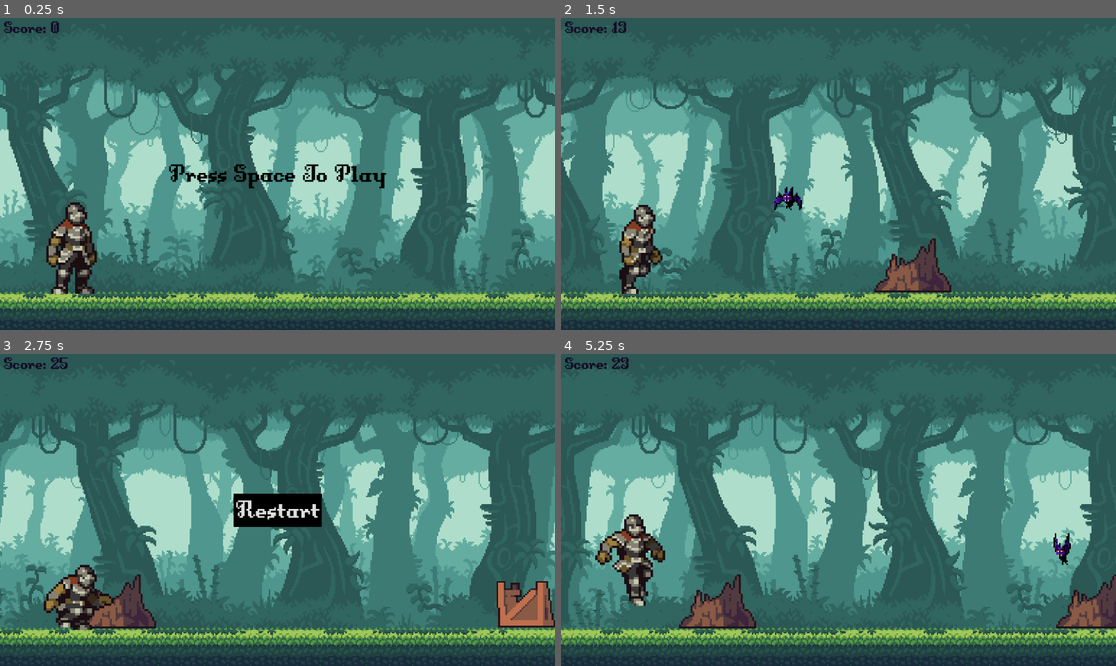
Above: before the commit, frames 1-4 (two rows, left to right).
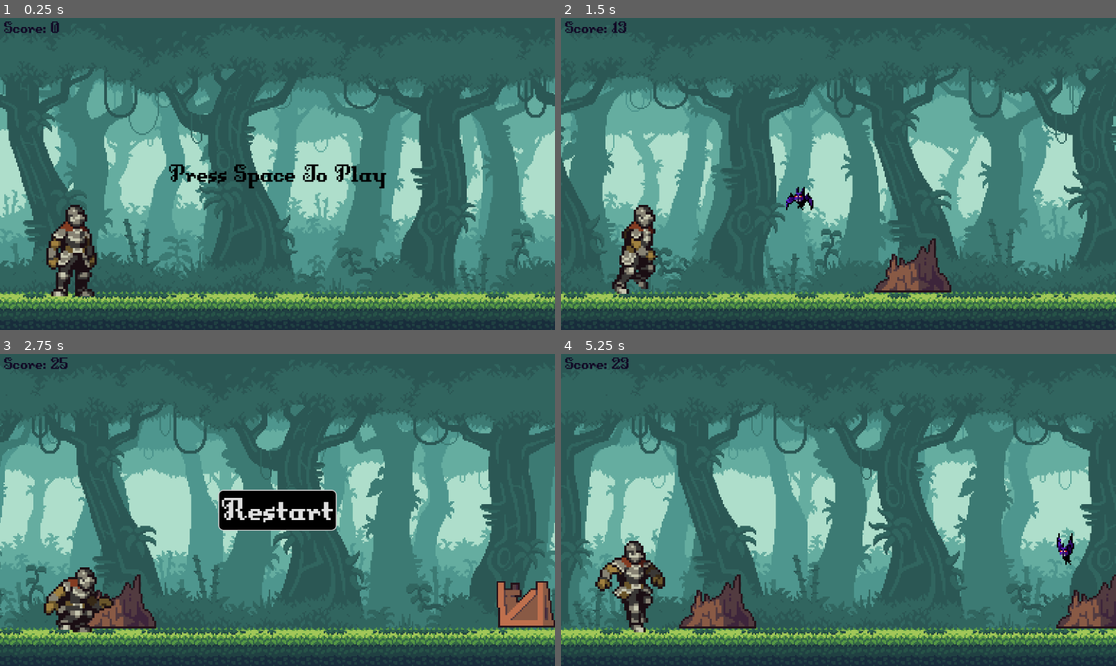
Above: after the commit, the same moments.

Repository: taegonpark/late-knights
Game: Godot game, scene res://scenes/main.tscn
Two runs of this game, one before a commit and one after it. Both use one fixed random seed, a clock stepped at 60 frames per second and the inputs below.
Inputs:
- Up to frame 1 (0.25 s): no input
- Up to frame 2 (1.5 s): tap Space at 0.5 s; tap Enter (ui_accept) at 0.77 s
- Up to frame 3 (2.75 s): tap Enter (ui_accept) at 1.52 s; hold Down (ui_down) from 2.03 s (still down)
- Up to frame 4 (5.25 s): release Down (ui_down) at 2.75 s; click "Restart" at 2.75 s; tap Space at 3.5 s; tap Enter (ui_accept) at 3.77, 4.52 s; hold Down (ui_down) from 5.03 s (still down)

The runs differ from the first frame. In frame 1, 1.1% of the frame differs, in the area x 8-18%, y 59-90%; in frame 2, 1.4%; in frame 3, 2.5%; in frame 4, 2.7%, in the area x 6-93%, y 51-90%.

Commit message:
Game speed increases over time, improved game over button

Diff:
--- a/default_bus_layout.tres
+++ b/default_bus_layout.tres
@@ -1,6 +1,7 @@
 [gd_resource type="AudioBusLayout" format=3 uid="uid://dtkkh8xfyxbka"]
 
 [resource]
+bus/0/volume_db = -32.9912
 bus/1/name = &"Music"
 bus/1/solo = false
 bus/1/mute = false
@@ -11,5 +12,5 @@
 bus/2/solo = false
 bus/2/mute = false
 bus/2/bypass_fx = false
-bus/2/volume_db = 0.464998
+bus/2/volume_db = -8.00903
 bus/2/send = &"Master"
--- a/scenes/bat.tscn
+++ b/scenes/bat.tscn
@@ -1,6 +1,6 @@
 [gd_scene load_steps=14 format=3 uid="uid://cbbesk6kem5l0"]
 
-[ext_resource type="Script" path="res://scenes/bat.gd" id="1_fk274"]
+[ext_resource type="Script" path="res://scripts/bat.gd" id="1_fk274"]
 [ext_resource type="Texture2D" uid="uid://qeuj2803lrk" path="res://assets/images/fly.png" id="1_ikldq"]
 
 [sub_resource type="AtlasTexture" id="AtlasTexture_25qwy"]
@@ -75,6 +75,8 @@
 }]
 
 [sub_resource type="CapsuleShape2D" id="CapsuleShape2D_nbpsf"]
+radius = 5.33333
+height = 21.3333
 
 [node name="Bat" type="Area2D"]
 script = ExtResource("1_fk274")
--- a/scenes/game_over.tscn
+++ b/scenes/game_over.tscn
@@ -4,12 +4,42 @@
 
 [sub_resource type="StyleBoxFlat" id="StyleBoxFlat_odhw8"]
 bg_color = Color(0.140447, 0.140447, 0.140447, 1)
+border_width_left = 2
+border_width_top = 2
+border_width_right = 2
+border_width_bottom = 2
+corner_radius_top_left = 10
+corner_radius_top_right = 10
+corner_radius_bottom_right = 10
+corner_radius_bottom_left = 10
+expand_margin_left = 4.0
+expand_margin_right = 4.0
 
 [sub_resource type="StyleBoxFlat" id="StyleBoxFlat_8s8jc"]
-bg_color = Color(0, 0.579298, 0.580603, 1)
+bg_color = Color(0.19999, 0.372442, 0.426003, 1)
+border_width_left = 2
+border_width_top = 2
+border_width_right = 2
+border_width_bottom = 2
+corner_radius_top_left = 10
+corner_radius_top_right = 10
+corner_radius_bottom_right = 10
+corner_radius_bottom_left = 10
+expand_margin_left = 4.0
+expand_margin_right = 4.0
 
 [sub_resource type="StyleBoxFlat" id="StyleBoxFlat_a0y71"]
 bg_color = Color(0, 0, 0, 1)
+border_width_left = 2
+border_width_top = 2
+border_width_right = 2
+border_width_bottom = 2
+corner_radius_top_left = 10
+corner_radius_top_right = 10
+corner_radius_bottom_right = 10
+corner_radius_bottom_left = 10
+expand_margin_left = 4.0
+expand_margin_right = 4.0
 
 [node name="GameOver" type="CanvasLayer"]
 
@@ -26,7 +56,7 @@
 grow_horizontal = 2
 grow_vertical = 2
 theme_override_fonts/font = ExtResource("1_c214w")
-theme_override_font_sizes/font_size = 60
+theme_override_font_sizes/font_size = 80
 theme_override_styles/hover = SubResource("StyleBoxFlat_odhw8")
 theme_override_styles/pressed = SubResource("StyleBoxFlat_8s8jc")
 theme_override_styles/normal = SubResource("StyleBoxFlat_a0y71")
--- a/scenes/knight.tscn
+++ b/scenes/knight.tscn
@@ -284,10 +284,10 @@
 }]
 
 [sub_resource type="RectangleShape2D" id="RectangleShape2D_o3yhp"]
-size = Vector2(52, 175)
+size = Vector2(42, 170)
 
 [sub_resource type="RectangleShape2D" id="RectangleShape2D_jt443"]
-size = Vector2(67, 98)
+size = Vector2(62, 93)
 
 [node name="Knight" type="CharacterBody2D"]
 z_index = 1
@@ -300,11 +300,11 @@
 frame_progress = 0.611508
 
 [node name="RunCol" type="CollisionShape2D" parent="."]
-position = Vector2(-14, 107.5)
+position = Vector2(-9, 105)
 shape = SubResource("RectangleShape2D_o3yhp")
 
 [node name="DuckCol" type="CollisionShape2D" parent="."]
-position = Vector2(-21.5, 146)
+position = Vector2(-19, 143.5)
 shape = SubResource("RectangleShape2D_jt443")
 
 [node name="JumpAudio" type="AudioStreamPlayer2D" parent="."]
--- a/scenes/main.tscn
+++ b/scenes/main.tscn
@@ -1,6 +1,6 @@
 [gd_scene load_steps=8 format=3 uid="uid://cr60wgcwmt2lv"]
 
-[ext_resource type="Script" path="res://scenes/main.gd" id="1_o1i4c"]
+[ext_resource type="Script" path="res://scripts/main.gd" id="1_o1i4c"]
 [ext_resource type="PackedScene" uid="uid://buv5ond3o36sj" path="res://scenes/background.tscn" id="1_rld3t"]
 [ext_resource type="PackedScene" uid="uid://cpyb54rayyo1w" path="res://scenes/Ground.tscn" id="2_p5o1e"]
 [ext_resource type="PackedScene" uid="uid://hi1wruibsa0l" path="res://scenes/knight.tscn" id="3_jvtaa"]
--- a/scenes/bat.gd
+++ b/scripts/bat.gd
@@ -8,4 +8,4 @@
 
 # Called every frame. 'delta' is the elapsed time since the previous frame.
 func _process(delta: float) -> void:
-	position.x -=get_parent().START_SPEED / 2
+	position.x -=get_parent().speed / 2.2
--- a/scripts/knight.gd
+++ b/scripts/knight.gd
@@ -1,6 +1,6 @@
 extends CharacterBody2D
 
-const GRAVITY = 3800.0
+const GRAVITY = 4000.0
 const JUMP_SPEED = -1400.0
 
 func _physics_process(delta):
--- a/scenes/main.gd
+++ b/scripts/main.gd
@@ -52,16 +52,21 @@
 # Called every frame. 'delta' is the elapsed time since the previous frame.
 func _process(delta: float) -> void:
 	if game_running:
+		speed = START_SPEED + score / 4000
+		#print(speed)
+		if (speed > MAX_SPEED):
+			speed = MAX_SPEED
+
 		#generate obstacles
 		generate_obs()
 
 		#update score
-		score += START_SPEED
+		score += speed
 		show_score()
 
 		#update knight, camera, and ground position
-		$Knight.position.x += START_SPEED
-		$Camera2D.position.x += START_SPEED
+		$Knight.position.x += speed
+		$Camera2D.position.x += speed
 		if $Camera2D.position.x - $Ground.position.x > screen_size.x * 1.5:
 			$Ground.position.x += screen_size.x
 
